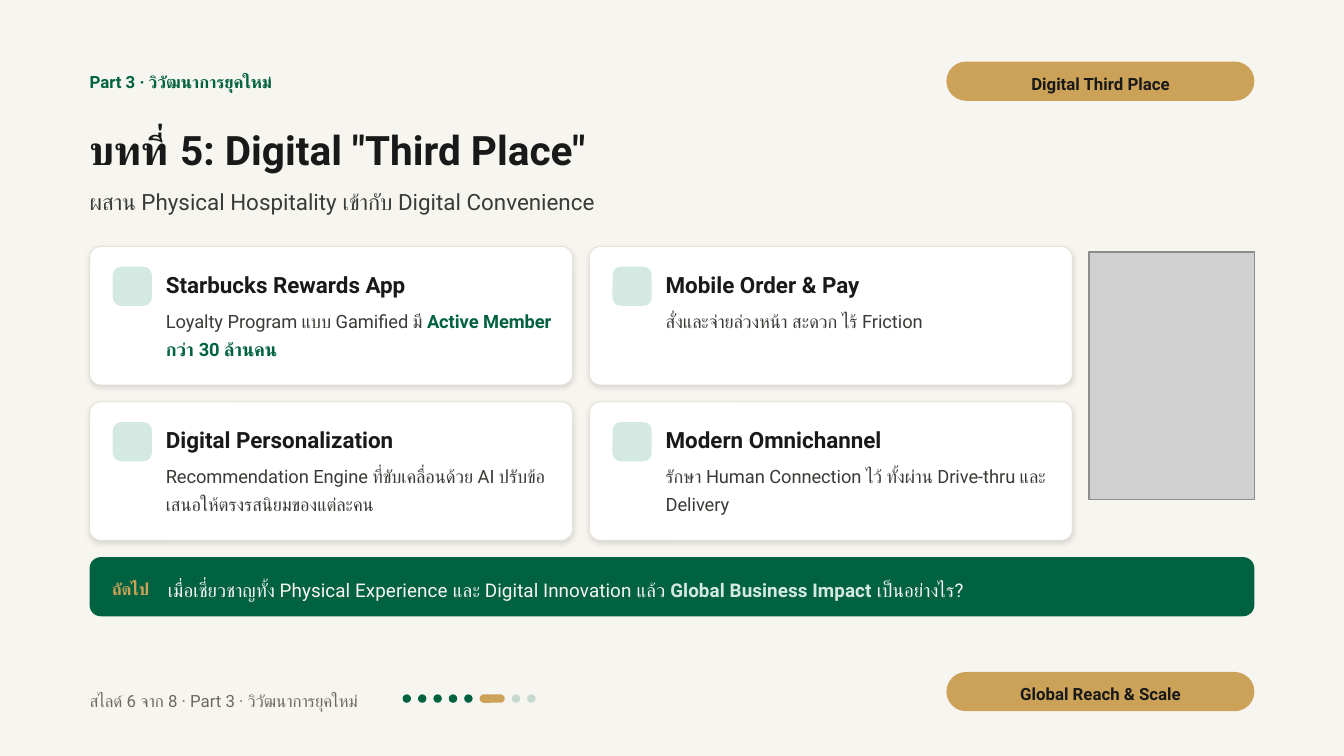
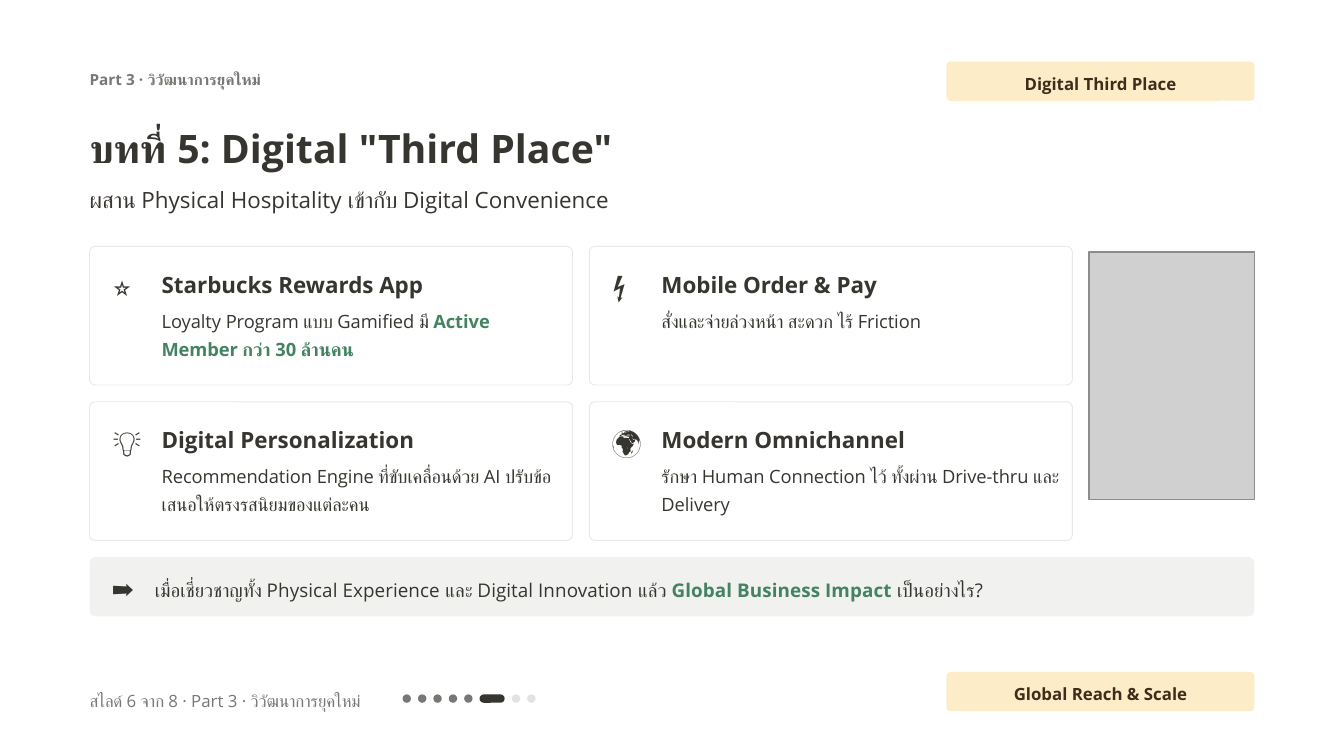
Before and after one commit to tungao06/slide-present-en, a slide deck: slide 14 of starbucks-presentation/export/Starbucks_Storytelling_Masterclass.pptx. Drawn at 1344x756 pixels with LibreOffice and Linux fonts; fonts in the diff are those of the drawing; grey boxes stand for pictures; background and template pictures are left out. Boxes give left, top, right and bottom in pixels: in the first picture for what was removed or moved away, otherwise in the second. Text is boxed around its words. In the diff, an @@ line names an element or a change of style, - is before the commit and + after.

```diff
--- a/starbucks-presentation/export/Starbucks_Storytelling_Masterclass.pptx
+++ b/starbucks-presentation/export/Starbucks_Storytelling_Masterclass.pptx
@@ background #F7F5F0 to #FFFFFF @@
@@ text "Part 3 · วิวัฒนาการยุคใหม่" at <box>90,73,261,90</box>: size 9 to 8.2 pt, font Roboto to Open Sans, text colour #006241 to #787774; line spacing 13.5pt to 11.6pt @@
@@ text "Digital Third Place" at <box>1025,77,1176,94</box>: font Roboto to Open Sans, text colour #191919 to #402C1B @@
@@ rounded rectangle at <box>946,62,1254,101</box>: fill #CBA258 to #FDECC8; proportions changed @@
@@ text "บทที่ 5: Digital "Third Place"" at <box>90,132,612,173</box>: size 21.8 to 21 pt, font Roboto to Open Sans, text colour #191919 to #37352F; line spacing 28.3pt to 27.3pt @@
@@ rounded rectangle removed at <box>113,266,152,305</box> @@
@@ text added at <box>113,266,149,364</box>, 15 pt, text #37352F @@
+⭐
@@ rounded rectangle removed at <box>613,266,652,305</box> @@
@@ text added at <box>613,266,649,364</box>, 15 pt, text #37352F @@
+⚡
@@ text "Loyalty Program แบบ Gamified มี ..." at <box>162,314,489,357</box>: font Roboto to Open Sans; text colour #3A3A36 to #37352F in "Loyalty Program แบบ Gamified มี"; text colour #006241 to #448361 in "Active Member กว่า 30 ล้านคน" @@
@@ font Roboto to Open Sans, text colour #3A3A36 to #37352F in 4 elements at <box>90,191,609,214</box>, <box>162,469,551,511</box>, <box>661,469,1059,516</box>, <box>661,314,921,328</box> @@
@@ outline #E6E2D6 0.5 pt to #E9E9E7 0.5 pt; shadow off; proportions changed in 4 elements at <box>90,246,573,384</box>, <box>590,246,1073,384</box>, <box>90,402,573,540</box>, <box>590,402,1073,540</box> @@
@@ rounded rectangle removed at <box>113,422,152,461</box> @@
@@ text added at <box>113,422,149,520</box>, 15 pt, text #37352F @@
+💡
@@ font Roboto to Open Sans, text colour #191919 to #37352F in 4 elements at <box>661,276,877,299</box>, <box>661,431,904,449</box>, <box>162,276,423,299</box>, <box>162,431,414,454</box> @@
@@ rounded rectangle removed at <box>613,422,652,461</box> @@
@@ text added at <box>613,422,649,520</box>, 15 pt, text #37352F @@
+🌍
@@ rounded rectangle at <box>90,558,1255,617</box>: fill #006241 to #F1F1EF; proportions changed @@
@@ text removed at <box>112,583,150,596</box> @@
-ถัดไป
@@ text added at <box>112,573,140,599</box>, 11.2 pt, text #37352F @@
+➡️
@@ text "เมื่อเชี่ยวชาญทั้ง Physical Experience และ Digital ...": place and size @@
-text "เมื่อเชี่ยวชาญทั้ง Physical Experience และ Digital ..." at <box>168,582,964,602</box>
+text "เมื่อเชี่ยวชาญทั้ง Physical Experience และ Digital ..." at <box>155,582,983,602</box>
@@ text "เมื่อเชี่ยวชาญทั้ง Physical Experience และ Digital ..." at <box>155,582,983,602</box>: font Roboto to Open Sans; text colour #F7F5F0 to #37352F in "เมื่อเชี่ยวชาญทั้ง Physical Experience และ Digital Innovatio ..."; text colour #D4E9E2 to #448361 in "Global Business Impact" @@
@@ text "สไลด์ 6 จาก 8 · ..." at <box>90,695,361,712</box>: font Roboto to Open Sans, text colour #6B6A63 to #787774 @@
@@ text "Global Reach & Scale" at <box>1014,687,1187,700</box>: font Roboto to Open Sans, text colour #191919 to #402C1B @@
@@ rounded rectangle at <box>946,672,1254,711</box>: fill #CBA258 to #FDECC8; proportions changed @@
@@ fill #006241 to #787774 in 5 elements at <box>403,695,411,703</box>, <box>418,695,426,703</box>, <box>433,695,441,703</box>, <box>449,695,457,703</box>, <box>464,695,472,703</box> @@
@@ rounded rectangle at <box>480,695,505,703</box>: fill #CBA258 to #37352F @@
@@ rounded rectangle at <box>512,695,520,703</box>: fill #C5D8D0 to #E3E2E0 @@
@@ rounded rectangle at <box>527,695,535,703</box>: fill #C5D8D0 to #E3E2E0 @@
```
Also in this commit, not shown: 15 other slides changed, 36 other files.
